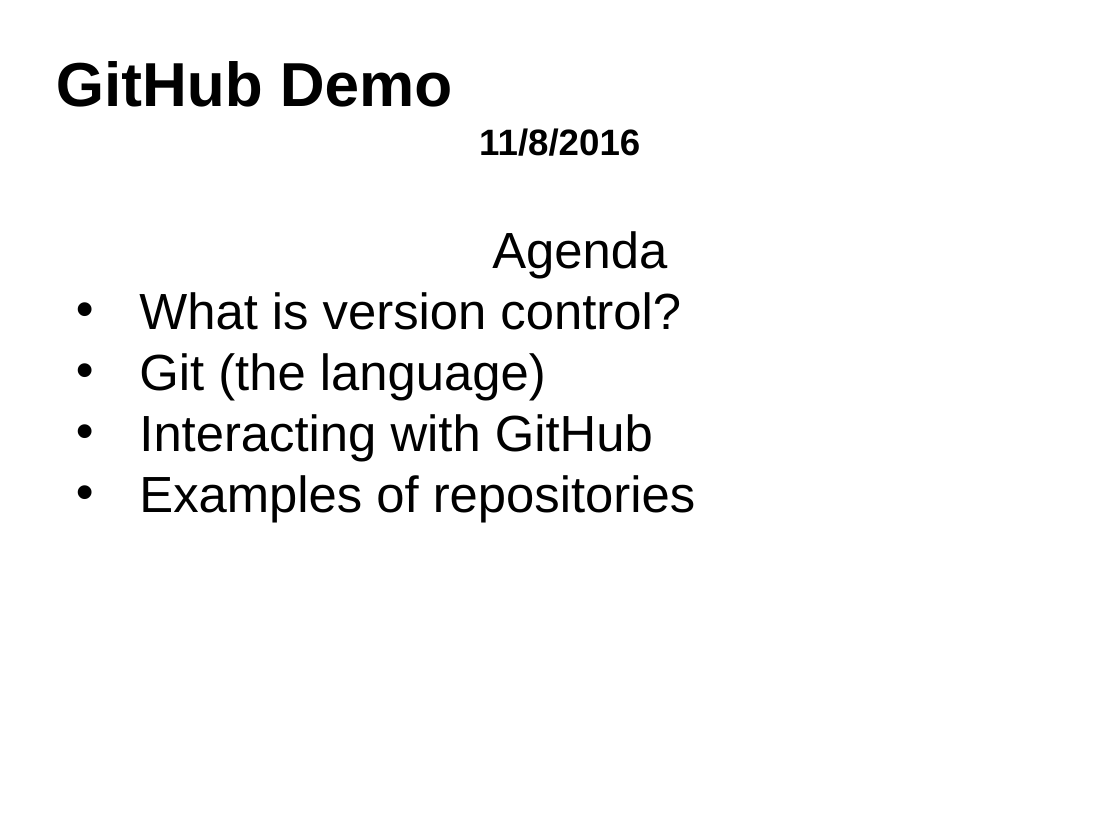
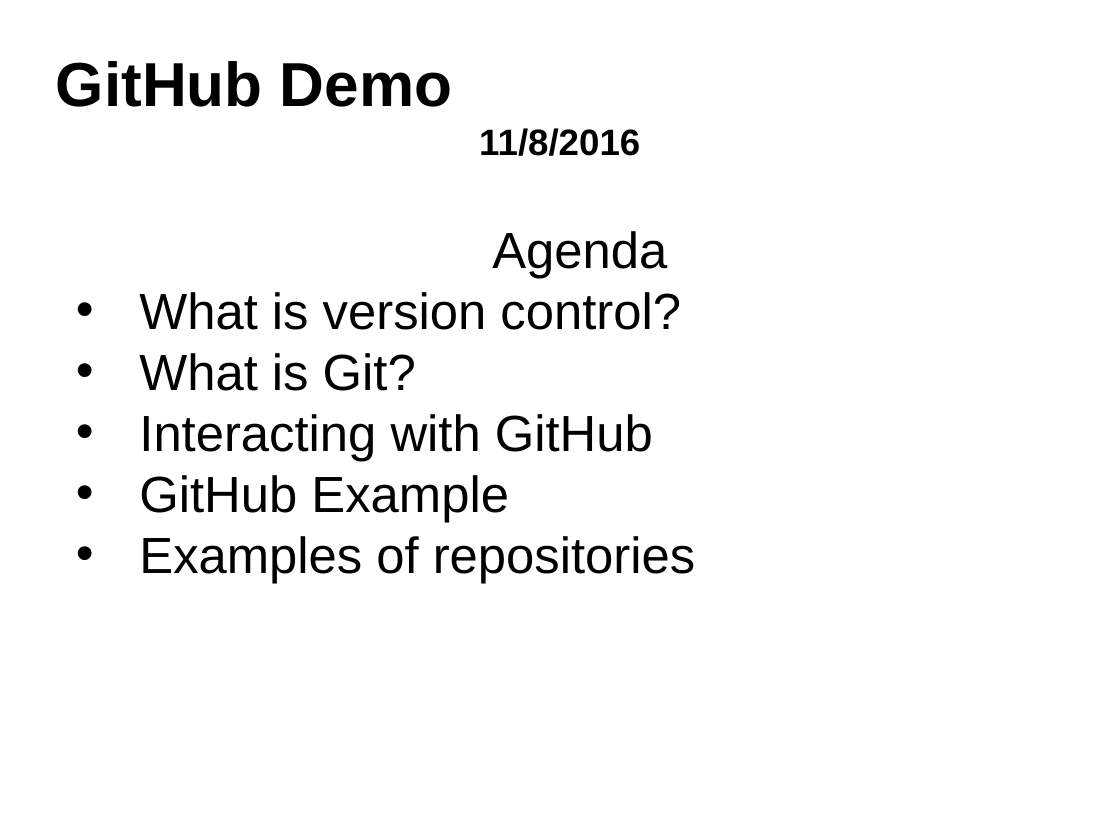
Before and after one commit to jamesclarence/github_presentation, a slide deck: slide 1 of github_demo_11082016.pptx. Drawn at 1120x840 pixels with LibreOffice and Linux fonts; fonts in the diff are those of the drawing. Boxes give left, top, right and bottom in pixels: in the first picture for what was removed or moved away, otherwise in the second. Text is boxed around its words. In the diff, an @@ line names an element or a change of style, - is before the commit and + after.

```diff
--- a/github_demo_11082016.pptx
+++ b/github_demo_11082016.pptx
@@ text at (x1=139, y1=353, x2=416, y2=391): text changed @@
-• Git (the language)
+• What is Git?
@@ text at (x1=139, y1=475, x2=509, y2=522): paragraph added @@
+• GitHub Example
```
Also in this commit, not shown: 4 other slides changed, 5 slides added, 3 other files.
